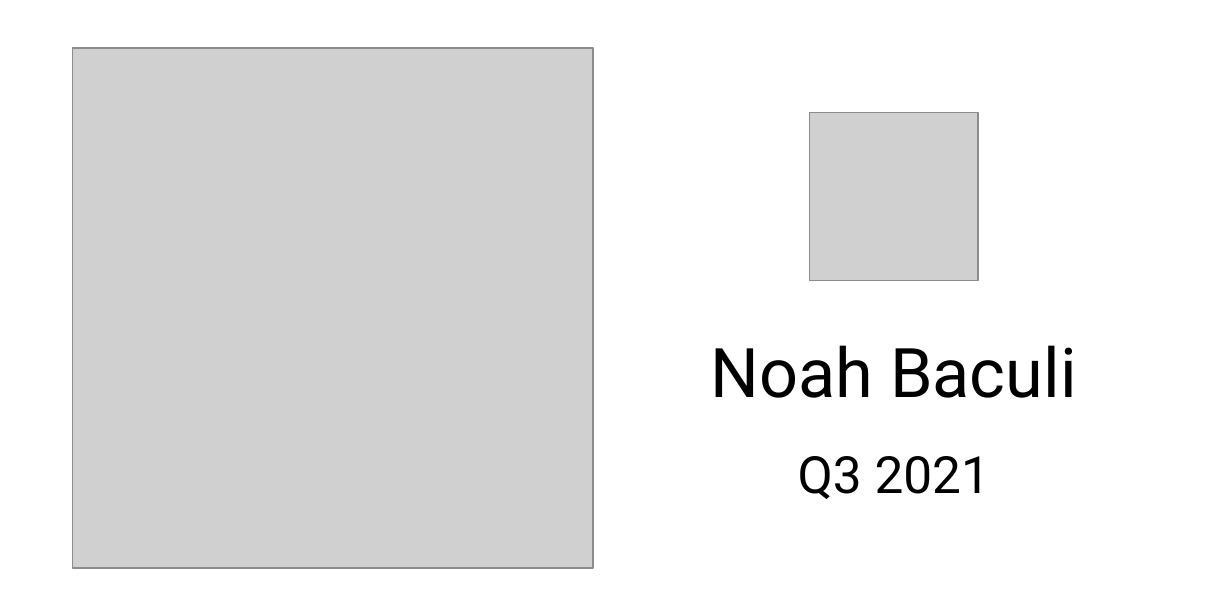
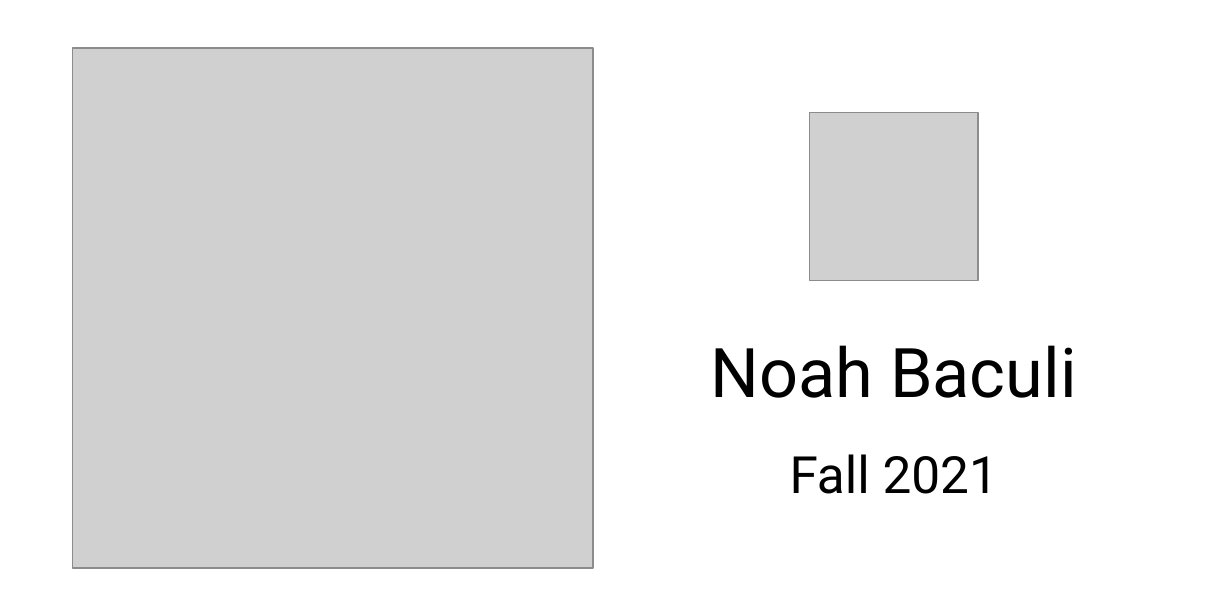
Before and after one commit to noahbaculi/salesforcegalaxy, a slide deck: slide 1 of data/credit.pptx. Drawn at 1232x616 pixels with LibreOffice and Linux fonts; fonts in the diff are those of the drawing; grey boxes stand for pictures. Boxes give left, top, right and bottom in pixels: in the first picture for what was removed or moved away, otherwise in the second. Text is boxed around its words. In the diff, an @@ line names an element or a change of style, - is before the commit and + after.

```diff
--- a/data/credit.pptx
+++ b/data/credit.pptx
@@ text at [790, 454, 998, 494]: text changed @@
-Q3 2021
+Fall 2021
```
Also in this commit, not shown: 2 other files.
